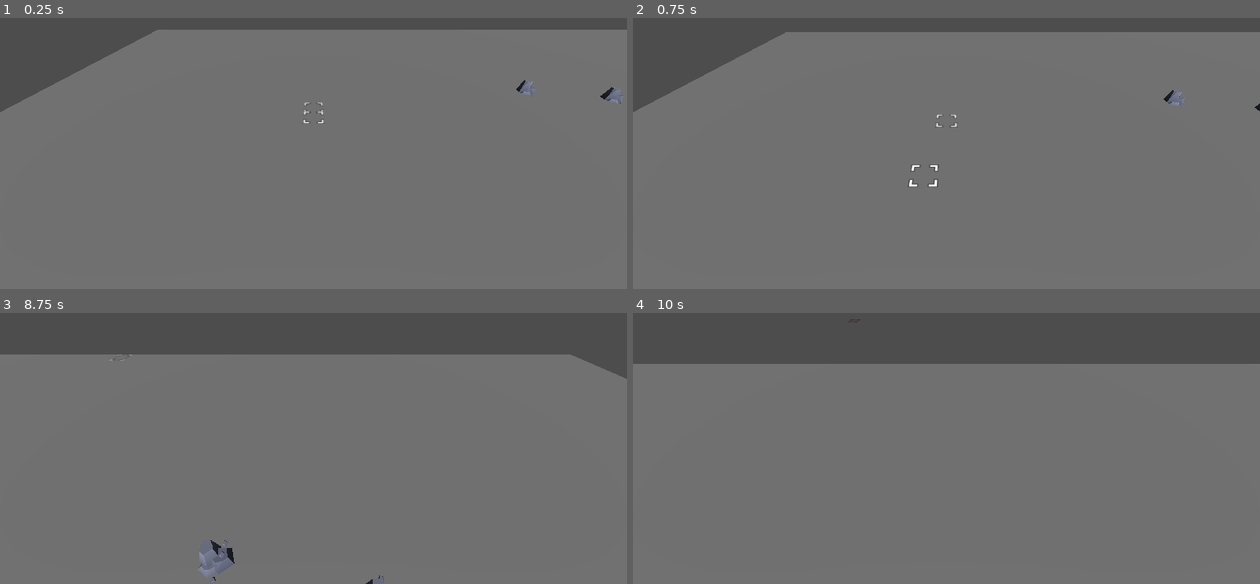
Above: before the commit, frames 1-4 (two rows, left to right).
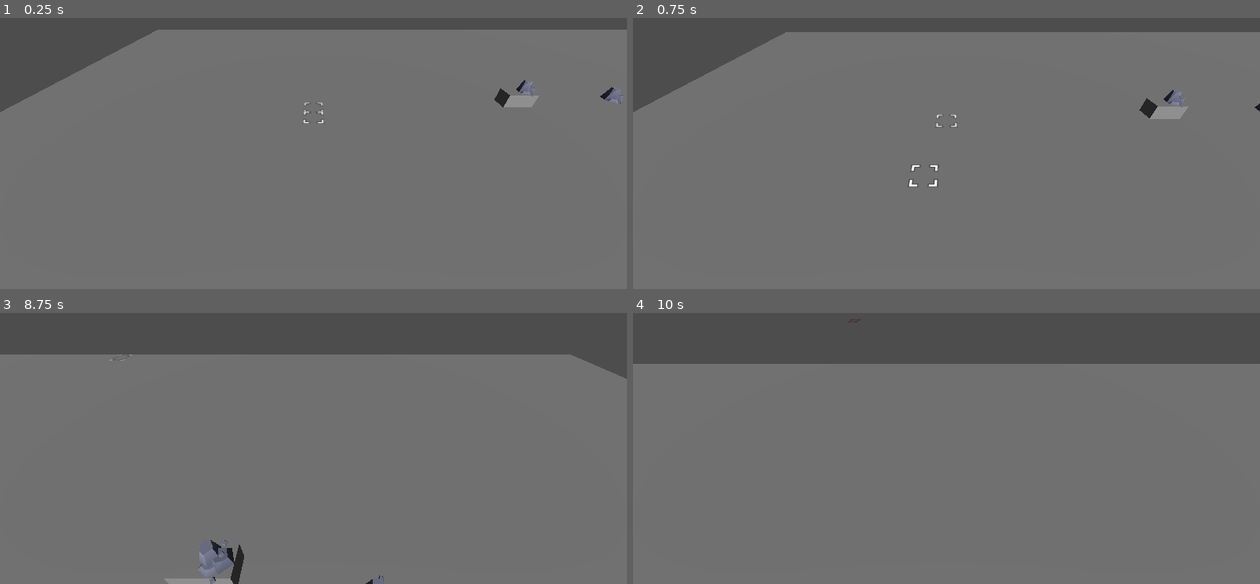
Above: after the commit, the same moments.

Repository: bragasap/gproject
Game: Godot game, scene res://node_3d.tscn
Same seed, same stepped clock (60 frames per second), same inputs: the game is played once before the commit and once after it.
Inputs (mouse positions are in pixels of both pictures, inside the frame that each line leads up to):
- Up to frame 1 (0.25 s): no input
- Up to frame 2 (0.75 s): tap Enter at 0.5 s; move the mouse to (915, 183) at 0.52 s; hold Up (ui_up) from 0.53 s (still down); click (915, 183) at 0.67 s
- Up to frame 3 (8.75 s): move the mouse to (501, 462) at 1.27 s; click (501, 462) at 1.42 s; move the mouse to (125, 356) at 2.02 s; release Up (ui_up) at 2.03 s; hold Left (ui_left) 2.03-3.53 s; click (125, 356) at 2.17 s; move the mouse to (344, 407) at 2.77 s; click (344, 407) at 2.92 s; move the mouse to (219, 321) at 3.52 s; hold Down (ui_down) 3.53-4.28 s; click (219, 321) at 3.67 s; move the mouse to (451, 391) at 4.27 s; hold Right (ui_right) 4.28-5.03 s; click (451, 391) at 4.42 s; move the mouse to (188, 426) at 5.02 s; hold Up (ui_up) 5.03-5.78 s; click (188, 426) at 5.17 s; move the mouse to (376, 331) at 5.77 s; hold Right (ui_right) 5.78-8.03 s; click (376, 331) at 5.92 s; move the mouse to (282, 478) at 6.52 s; click (282, 478) at 6.67 s; tap Space at 7.25 s; move the mouse to (501, 462) at 7.27 s; click (501, 462) at 7.42 s; tap Enter at 8 s; move the mouse to (125, 356) at 8.02 s; hold Down (ui_down) from 8.03 s (still down); click (125, 356) at 8.17 s
- Up to frame 4 (10 s): move the mouse to (977, 407) at 8.77 s; release Down (ui_down) at 8.78 s; hold Left (ui_left) 8.78-9.53 s; click (977, 407) at 8.92 s; move the mouse to (852, 321) at 9.52 s; hold Up (ui_up) from 9.53 s (still down); click (852, 321) at 9.67 s

The runs differ from the first frame. In frame 1, 0.3% of the frame differs, in the area x 78-86%, y 26-33%; in frame 2, 0.3%; in frame 3, 0.4%, in the area x 26-39%, y 85-100%; in frame 4, nothing differs.

Commit message:
started terrain tile work

Diff:
--- a/cityLogic.gd
+++ b/cityLogic.gd
@@ -3,8 +3,11 @@
 @export var ownedTiles:Array[Node3D]
 @onready var wagon = load("res://wagon/wagon.tscn")
 @onready var claimWagon = load("res://claimWagon/wagon.tscn")
-func ready():
-	addTile(heart)
+@onready var villager = load("res://units/F1/villager.tscn")
+@onready var village = load("res://village/villageT1.tscn")
+@onready var units = []
+func _ready():
+	ownedTiles.append(heart)
 #fix this to have wagon get there first then claim tile
 func addTile(tile:Node3D):
 	ownedTiles.append(tile)
--- a/node_3d.tscn
+++ b/node_3d.tscn
@@ -1,10 +1,11 @@
-[gd_scene load_steps=10 format=3 uid="uid://mgp02mkor0at"]
+[gd_scene load_steps=11 format=3 uid="uid://mgp02mkor0at"]
 
 [ext_resource type="Script" uid="uid://c3lkidldb5hoc" path="res://player.gd" id="1_a202f"]
 [ext_resource type="Script" uid="uid://cb4eam8v584o8" path="res://camera_3d.gd" id="2_jka67"]
 [ext_resource type="Texture2D" uid="uid://cbk07cxgshg26" path="res://sprites/selector.png" id="2_noarx"]
 [ext_resource type="PackedScene" uid="uid://vo1vd610qrxs" path="res://orenode/ore.tscn" id="3_a0tk4"]
 [ext_resource type="Script" uid="uid://coh6uqa0u1lia" path="res://cityLogic.gd" id="4_r3fl7"]
+[ext_resource type="PackedScene" uid="uid://ckul0dpjcvioe" path="res://tiles/grass.tscn" id="6_i5arm"]
 
 [sub_resource type="Environment" id="Environment_noarx"]
 
@@ -77,3 +78,9 @@
 
 [node name="Ore2" parent="." instance=ExtResource("3_a0tk4")]
 transform = Transform3D(1, 0, 0, 0, 1, 0, 0, 0, 1, 15, 0, -2)
+
+[node name="Grass" parent="." instance=ExtResource("6_i5arm")]
+transform = Transform3D(1, 0, 0, 0, 1, 0, 0, 0, 1, 15, -0.5, -2)
+
+[node name="Grass2" parent="." instance=ExtResource("6_i5arm")]
+transform = Transform3D(1, 0, 0, 0, 1, 0, 0, 0, 1, 14, -0.5, -2)
--- a/player.gd
+++ b/player.gd
@@ -1,4 +1,7 @@
 extends Node3D
+#gotta seperate this from the player to city logic
+#this should just be controls and UI
+#building should be done in cityLogic
 @export var view_camera:Camera3D # Used for raycasting mouse
 @export var gridmap:GridMap
 @export var plane:Plane
@@ -26,17 +29,21 @@
 		selector.position = lerp(selector.position, gridmap_position, 1)
 		if(ray.is_colliding()):
 			var tile = ray.get_collider().get_parent()
-			#print("Hit object:", tile.name)
+			#raw mesh position
+			#ray.get_collision_point()
 			selector.get_node("Sprite3D").modulate = Color(1, 1, 1)
-			if Input.is_mouse_button_pressed(MOUSE_BUTTON_LEFT) and not previous_state and "Ore" in tile.name:
-				if(!tile.isClaimed()):
-					cityLogic.attemptClaim(tile)
-					#tile.claim()
-					#cityLogic.addTile(tile)
+			if Input.is_mouse_button_pressed(MOUSE_BUTTON_LEFT) and not previous_state:
+				print(tile.name)
+				# if(!tile.isClaimed()):
+				# 	cityLogic.attemptClaim(tile)
+				# 	tile.claim()
+				# 	cityLogic.addTile(tile)
 		#if Input.is_mouse_button_pressed(MOUSE_BUTTON_LEFT) and not previous_state and world_position!=null:
 			#var instance = villageTile.instantiate()
 			#instance.position = selector.position
 			#instance.scale = Vector3(0.25, 0.25, 0.25)
 			#add_child(instance)
 			#print((selector.position).abs())
+		else:
+			selector.get_node("Sprite3D").modulate = Color(1.0, 0.0, 0.0, 1.0)
 		previous_state = Input.is_mouse_button_pressed(MOUSE_BUTTON_LEFT)
--- /dev/null
+++ b/tiles/grass.gd
@@ -0,0 +1 @@
+extends "res://tiles/tile.gd"
--- /dev/null
+++ b/tiles/grass.tscn
@@ -0,0 +1,18 @@
+[gd_scene load_steps=4 format=3 uid="uid://ckul0dpjcvioe"]
+
+[ext_resource type="Script" uid="uid://cih7fn7wffivx" path="res://tiles/grass.gd" id="1_efw48"]
+
+[sub_resource type="BoxShape3D" id="BoxShape3D_kn1qq"]
+
+[sub_resource type="BoxMesh" id="BoxMesh_efw48"]
+
+[node name="Grass" type="Node3D"]
+script = ExtResource("1_efw48")
+
+[node name="StaticBody3D" type="StaticBody3D" parent="."]
+
+[node name="CollisionShape3D" type="CollisionShape3D" parent="StaticBody3D"]
+shape = SubResource("BoxShape3D_kn1qq")
+
+[node name="MeshInstance3D" type="MeshInstance3D" parent="."]
+mesh = SubResource("BoxMesh_efw48")
--- /dev/null
+++ b/tiles/tile.gd
@@ -0,0 +1,7 @@
+extends Node
+class_name Tile
+@onready var buildable = true
+@onready var slow = false
+#this one might not matter in the future but here in case I need it
+@onready var claimed = true
+@onready var tileName = get_parent().name
Not shown, added: tiles/grass.gd.uid
Not shown, added: tiles/tile.gd.uid
